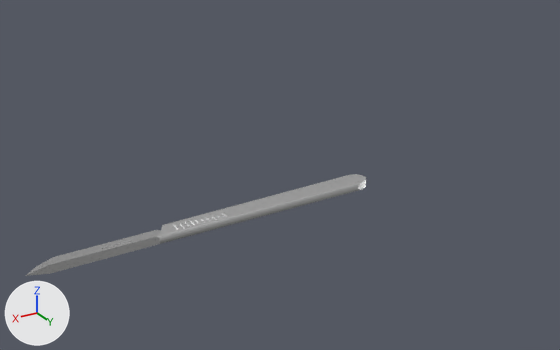
The Blender file Assets/Models/scalpel.blend as it was, and as the next commit left it.
Rendered twice from a 50 mm lens placed at (3.25, 5.72, 3.13), pointed at (-0.04, 0.23, 0.38). The axes (+X, +Y, +Z) are drawn at lower left. The lights are the same throughout.
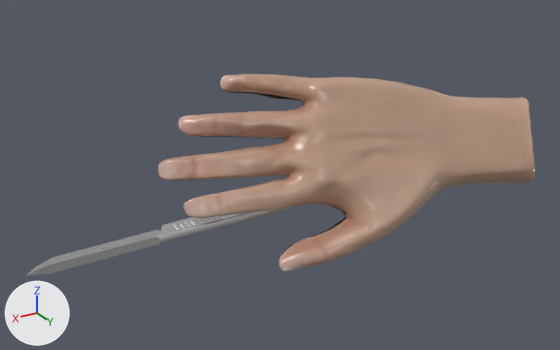
The newer file is also turned or shifted as a whole; pictures and numbers use the older file's frame.

What differs and where, as boxes (x1, y1, x2, y2) in the pictures (560 x 350 px):
'mesh', added
    after: (158, 74, 535, 272)

What changed in the scene script:
```text
Add img_roughness:
    img_roughness = load_image('roughness', '_unpacked/55c5f063472c_hand__3d_asset_0_gl_roughness.jpg', 2048, 2048, 'sRGB')
Add img_normals:
    img_normals = load_image('Normals', '_unpacked/Normals', 1024, 1024, 'Non-Color')
Add img_rgb:
    img_rgb = load_image('rgb', '_unpacked/rgb', 2048, 2048, 'sRGB')
Add img_metallic:
    img_metallic = load_image('metallic', '_unpacked/55c5f063472c_hand__3d_asset_0_gl_metallic.jpg', 2048, 2048, 'sRGB')
Add mat_base_material:
    mat_base_material = bpy.data.materials.new('base_material')
    # uses the picture img_metallic
    # uses the picture img_normals
    # uses the picture img_rgb
    # uses the picture img_roughness
Add me_mesh:
    me_mesh.from_pydata(...)  # 2380 vertices, 2378 faces; spans x -0.052..0.061, y -0.291..0.295, z -0.125..0.164
    me_mesh.polygons.foreach_set('use_smooth', [True] * 2378)
    me_mesh.materials.append(mat_base_material)
Add ob_mesh:
    ob_mesh = bpy.data.objects.new('mesh', me_mesh)
    ob_mesh.location = (-0.861, 0.269, 0.44)
    ob_mesh.rotation_euler = (-0.025, -2.714, -1.895)  # degrees (-1.4, -156, -109)
    ob_mesh.scale = (6.28, 6.28, 6.28)
```
